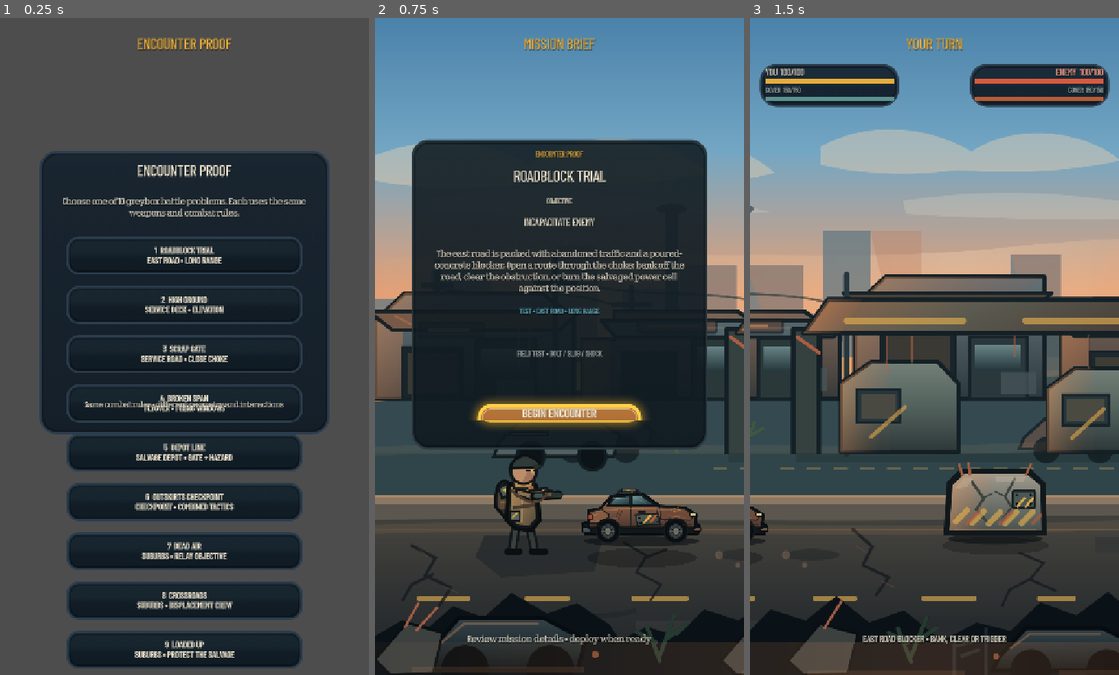
Above: before the commit, frames 1-3 (left to right).
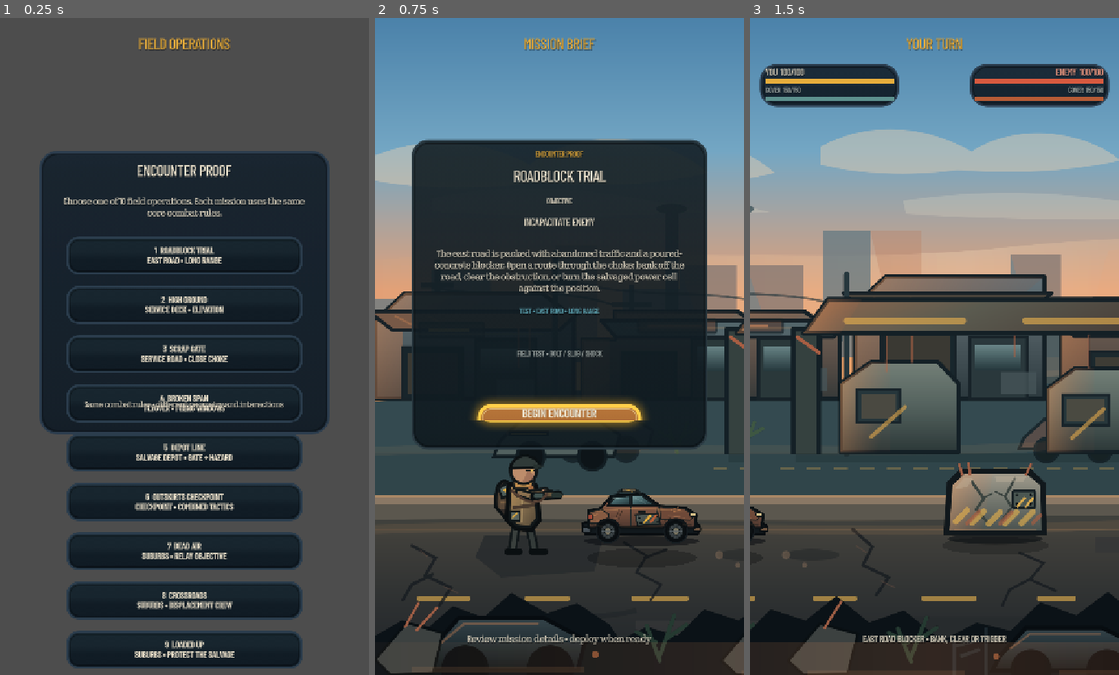
Above: after the commit, the same moments.

Repository: phantompixel-developer/FortKnocks
Game: Godot game, scene res://game/battle/battle.tscn
Same seed, same stepped clock (60 frames per second), same inputs: the game is played once before the commit and once after it. This scene is started directly instead of the project's main scene.
Inputs:
- Up to frame 1 (0.25 s): no input
- Up to frame 2 (0.75 s): click "1 ROADBLOCK TRIAL EAST ROAD •…" at 0.5 s
- Up to frame 3 (1.5 s): click "BEGIN ENCOUNTER" at 1.25 s

The runs differ from the first frame. In frame 1, 0.9% of the frame differs, in the area x 17-83%, y 3-31%; in frame 2, nothing differs; in frame 3, nothing differs.

Commit message:
polish: remove prototype wording from battle presentation

Diff:
--- a/game/battle/battle_controller.gd
+++ b/game/battle/battle_controller.gd
@@ -423,10 +423,10 @@
 	enemy_status_card.visible = false
 	health_label.visible = false
 	enemy_health_label.visible = false
-	turn_label.text = "ENCOUNTER PROOF"
+	turn_label.text = "FIELD OPERATIONS"
 	turn_label.add_theme_color_override("font_color", ThemeScript.HAZARD)
-	picker_briefing_label.text = "Choose one of %d greybox battle problems. Each uses the same weapons and combat rules." % _missions.size()
-	hint_label.text = "Select an encounter to begin"
+	picker_briefing_label.text = "Choose one of %d field operations. Each mission uses the same core combat rules." % _missions.size()
+	hint_label.text = "Select an operation to deploy"
 
 func _resume_pending_mission(mission_id: String) -> void:
 	var definition := _mission_for_id(mission_id)
